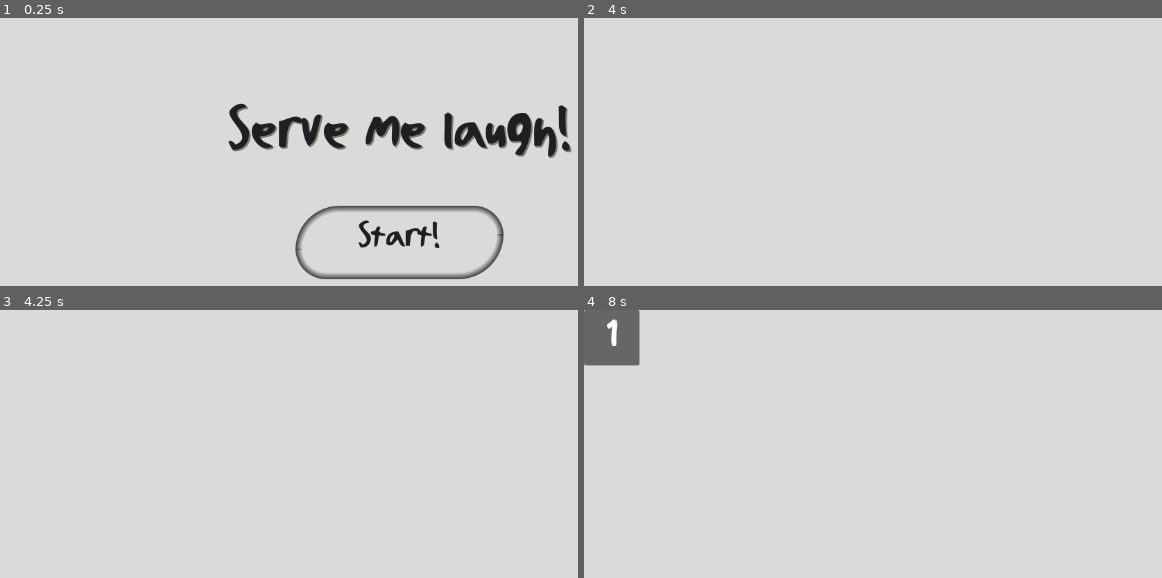
Above: before the commit, frames 1-4 (two rows, left to right).
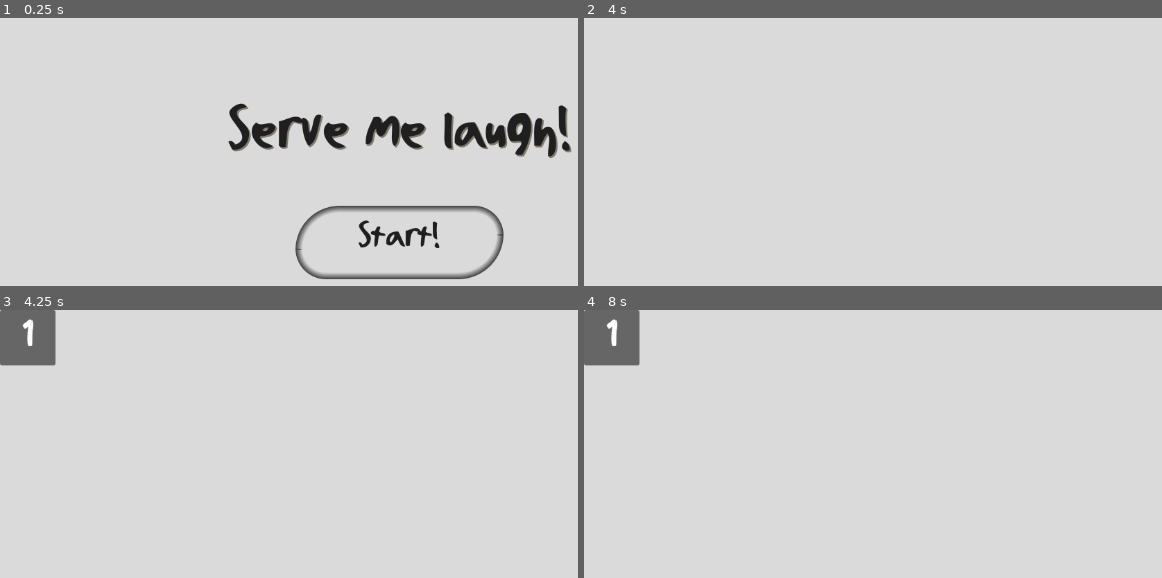
Above: after the commit, the same moments.

Repository: Aestial/GGJ2024-DopeMeLaugh
Game: Godot game, scene res://GameManager.tscn
The game is run twice, just before and just after one commit, with the same random seed, the same clock (stepped at 60 frames per second) and the same inputs.
Inputs:
- Up to frame 1 (0.25 s): no input
- Up to frame 2 (4 s): click "Start!" at 0.5 s; tap Enter at 1.25, 2.75 s; hold D 1.28-2.03 s; tap F every 0.75 s from 1.35 to 3.6 s; tap Space at 2, 3.5 s; hold S 2.03-2.78 s; hold D from 2.78 s (still down)
- Up to frame 3 (4.25 s): keep holding D
- Up to frame 4 (8 s): release D at 4.28 s; hold S 4.28-6.53 s; tap F every 0.75 s from 4.35 to 7.35 s; tap Enter at 5 s; tap Space at 5.75 s; hold D from 6.53 s (still down)

Frames 1-2 are identical in both runs. In frame 3, 2.0% of the frame differs, in the area x 0-10%, y 0-21%; in frame 4, nothing differs.

Commit message:
Improve scripts readability

Diff:
--- a/Customer.gd
+++ b/Customer.gd
@@ -4,23 +4,44 @@
 @export var maxWaitTime = 10.0
 
 signal destroyed
+signal selected
 
-var slot = -1
 var is_selected = false
 var is_solved = false
+var slot = -1
+var timer
+
+func set_slot(_slot):
+	slot = _slot
+	$Control/Slot.position = Vector2(0, slot * 80)
+	$Control/Slot/Label.text = str(slot + 1)
 
 # Called when the node enters the scene tree for the first time.
 func _ready():
+	set_process_input(true)
 	var waitTime = randf_range(minWaitTime, maxWaitTime)
 	print("Customer time: " + str(waitTime))
-	var timer = get_node("Timer")
+	timer = get_node("Timer")
 	timer.start(waitTime)
 
-func _set_slot(_slot):
-	slot = _slot
-	$Control/Slot.position = Vector2(0, slot * 80)
-	var userSlot = slot + 1
-	$Control/Slot/Label.text = str(userSlot)
+func _input(event):
+	## Dismiss input when parent is busy with another customer
+	if get_parent().is_busy and not is_selected:
+		return
+	## Get key events
+	if event is InputEventKey and event.pressed:
+		## Select this customer if slot key is pressed
+		if not is_selected and event.keycode == 49 + slot:
+			_select(true)
+		if is_selected:
+			match event.keycode:
+				KEY_S:
+					print("Pressed S")
+				KEY_D:
+					print("Pressed D")
+				KEY_F:
+					print("Pressed F")
+
 
 # Called every frame. 'delta' is the elapsed time since the previous frame.
 func _process(delta):
@@ -31,3 +52,10 @@
 
 func _on_tree_exited():
 	emit_signal("destroyed", slot)
+
+func _select(selected):
+	is_selected = selected
+	timer.stop()
+	emit_signal("selected", slot)
+	$Control/Panel.visible = is_selected
+	$Control/TextureRect.visible = is_selected
--- a/Customer.tscn
+++ b/Customer.tscn
@@ -7,6 +7,7 @@
 
 [node name="Customer" type="Node"]
 script = ExtResource("1_af7xb")
+minWaitTime = 5.0
 
 [node name="Timer" type="Timer" parent="."]
 
--- a/GameManager.gd
+++ b/GameManager.gd
@@ -11,50 +11,65 @@
 	var is_used = false
 	var is_active = false
 
+var available_slots = 0
+var is_busy = false
 var slots = []
-var availableSlots = 0
+var timer
 
 # Called when the node enters the scene tree for the first time.
 func _ready():
 	randomize()
-	createSlots()
-	availableSlots = slots.size()
+	timer = get_node("Timer")
 
-func createSlots():
+	_create_slots()
+	available_slots = slots.size()
+
+func _on_start_button_pressed():
+	$Control.visible = false
+	_set_timer(3.5)
+
+func _on_timer_timeout():
+	if (available_slots > 0):
+		var slot = _get_available_slot()
+		_create_customer(slot)
+		_set_timer()
+	else:
+		_set_timer(minSpawnTime)
+
+
+func _create_customer(slot):
+	available_slots -= 1
+	slots[slot].is_used = true
+	var newCustomer = customerScene.instantiate()
+	newCustomer.set_slot(slot)
+	newCustomer.destroyed.connect(_clear_slot)
+	newCustomer.selected.connect(_use_slot)
+	add_child(newCustomer)
+
+func _clear_slot(slot):
+	available_slots += 1
+	slots[slot].is_used = false
+
+func _create_slots():
 	for i in range(numSlots):
 		var newSlot = Slot.new()
 		newSlot.index = i + 1
 		slots.append(newSlot)
 
-func _on_start_button_pressed():
-	$Control.visible = false
-	_set_timer()
+func _use_slot(slot):
+	is_busy = true
+	slots[slot].is_active = true
 
-func _on_timer_timeout():
-	if (availableSlots > 0):
-		var slot = getAvailableSlot()
-		createCustomer(slot)
-		_set_timer()
-
-func _set_timer():
-	var spawnTime = randf_range(minSpawnTime, maxSpawnTime)
-	print("Spawn time: " + str(spawnTime))
-	var timer = get_node("Timer")
-	timer.start(spawnTime)
-
-func createCustomer(slot):
-	var newCustomer = customerScene.instantiate()
-	newCustomer._set_slot(slot)
-	newCustomer.destroyed.connect(_clear_slot)
-	add_child(newCustomer)
-	slots[slot].is_used = true
-
-func _clear_slot(slot):
-	slots[slot].is_used = false
-
-func getAvailableSlot():
+func _get_available_slot():
 	for i in range(slots.size()):
 		if (not slots[i].is_used):
 			return i
-	availableSlots = 0
+	available_slots = 0
 	return -1
+
+func _set_timer(time = 0):
+	var spawnTime = time
+	if (time <= 0):
+		spawnTime = randf_range(minSpawnTime, maxSpawnTime)
+	timer.start(spawnTime)
+	print("Spawn time: " + str(spawnTime))
